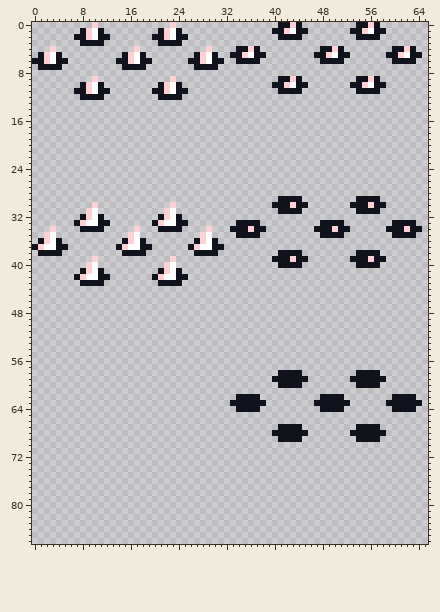
Sprite sheet: assets/images/spikes.png. This is how it looked before the edit.
The file is 66x55 pixels. The old version is drawn lined up with the new one.
Once edited:
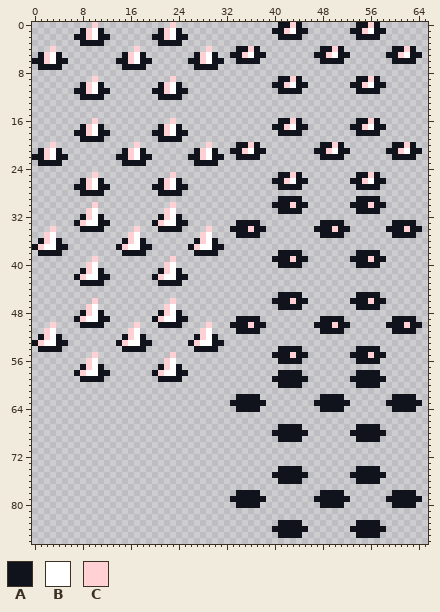
Palette (. is transparent): A #10121c  B #ffffff  C #ffd1d5
Edits made:
canvas 66x55 -> 66x87; drawings rearranged on the sheet (the old picture shows each at its new place)
@@ x 0..65 @@
 15 ..................................................................
-16 ..................................................................
-17 ..................................................................
-18 ..................................................................
-19 ..................................................................
-20 ..................................................................
-21 ..................................................................
-22 ..................................................................
-23 ..................................................................
+16 ..........C............C.................AACA.........AACA........
+17 ........ACBA.........ACBA...............AACBAA.......AACBAA.......
+18 .......AACBAA.......AACBAA...............AAAA.........AAAA........
+19 ........AAAA.........AAAA.........................................
+20 ...C.............C...........C....AACA..........AACA........AACA..
+21 .ACBA..........ACBA........ACBA..AACBAA........AACBAA......AACBAA.
+22 AACBAA........AACBAA......AACBAA..AAAA..........AAAA........AAAA..
+23 .AAAA..........AAAA........AAAA...................................
 24 ..................................................................
-25 ..................................................................
-26 ..................................................................
-27 ..................................................................
-28 ..................................................................
+25 ..........C............C.................AACA.........AACA........
+26 ........ACBA.........ACBA...............AACBAA.......AACBAA.......
+27 .......AACBAA.......AACBAA...............AAAA.........AAAA........
+28 ........AAAA.........AAAA.........................................
 29 .........................................AAAA.........AAAA........
@@ x 0..65 @@
 44 ..................................................................
-45 ..................................................................
-46 ..................................................................
-47 ..................................................................
-48 ..................................................................
-49 ..................................................................
-50 ..................................................................
-51 ..................................................................
-52 ..................................................................
-53 ..................................................................
-54 ..................................................................
-55 ..................................................................
-56 ..................................................................
-57 ..................................................................
-58 .........................................AAAA.........AAAA........
-59 ........................................AAAAAA.......AAAAAA.......
+45 .........................................AAAA.........AAAA........
+46 ..........C............C................AAACAA.......AAACAA.......
+47 .........CB...........CB.................AAAA.........AAAA........
+48 ........ACBA.........ACBA.........................................
+49 .......ACBBAA.......ACBBAA........AAAA..........AAAA........AAAA..
+50 ...C....AAAA.....C...AAAA....C...AAACAA........AAACAA......AAACAA.
+51 ..CB............CB..........CB....AAAA..........AAAA........AAAA..
+52 .ACBA..........ACBA........ACBA...................................
+53 ACBBAA........ACBBAA......ACBBAA..................................
+54 .AAAA..........AAAA........AAAA..........AAAA.........AAAA........
+55 ..........C............C................AAACAA.......AAACAA.......
+56 .........CB...........CB.................AAAA.........AAAA........
+57 ........ACBA.........ACBA.........................................
+58 .......ACBBAA.......ACBBAA...............AAAA.........AAAA........
+59 ........AAAA.........AAAA...............AAAAAA.......AAAAAA.......
 60 .........................................AAAA.........AAAA........
@@ x 31..65 @@
 73 ...................................
-74 ...................................
-75 ...................................
-76 ...................................
+74 ..........AAAA.........AAAA........
+75 .........AAAAAA.......AAAAAA.......
+76 ..........AAAA.........AAAA........
 77 ...................................
-78 ...................................
-79 ...................................
-80 ...................................
+78 ...AAAA..........AAAA........AAAA..
+79 ..AAAAAA........AAAAAA......AAAAAA.
+80 ...AAAA..........AAAA........AAAA..
 81 ...................................
 82 ...................................
-83 ...................................
-84 ...................................
-85 ...................................
+83 ..........AAAA.........AAAA........
+84 .........AAAAAA.......AAAAAA.......
+85 ..........AAAA.........AAAA........
 86 ...................................
Pixel boxes of the changes (left, top, right, bottom) in both pictures:
added: (32, 118, 422, 196)
added: (32, 292, 422, 382)
added: (230, 466, 422, 538)
